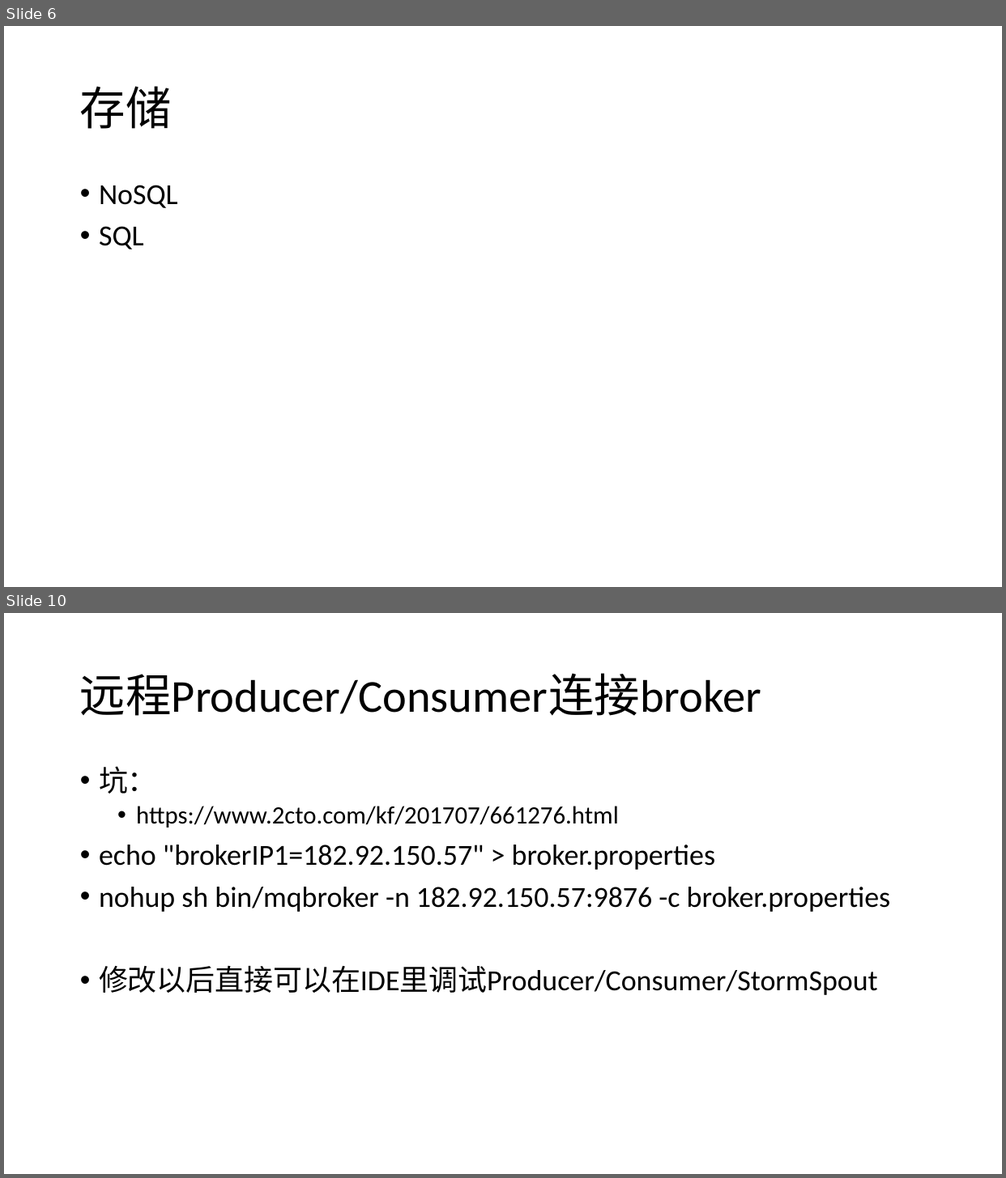
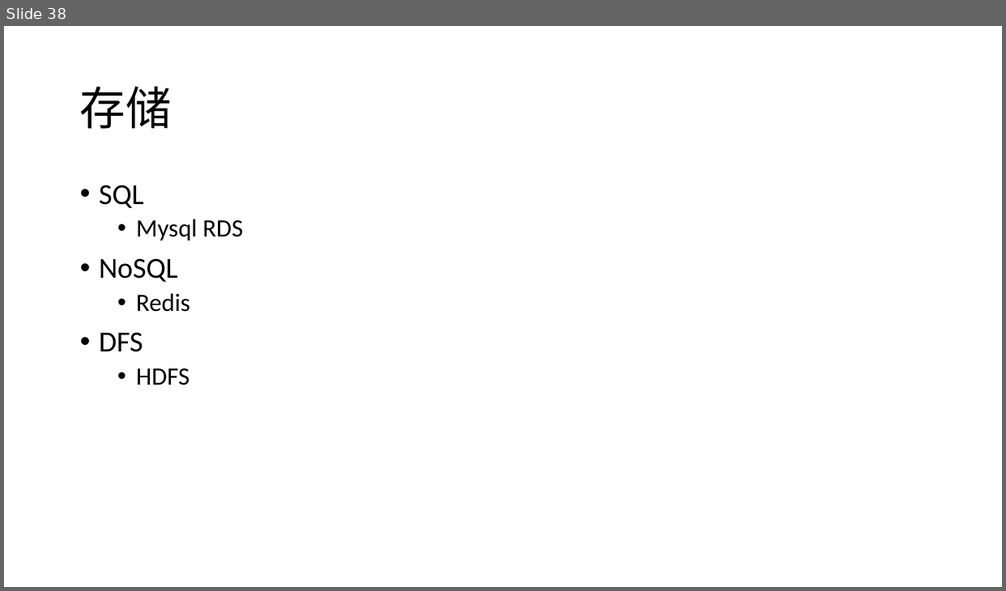
Before and after one commit to 1303575952/ExchangeAgg, a slide deck: doc/Coin.pptx. Shown one above the other, each under a label of ours: slides 6 and 10 before the commit, slide 38 after it; the slides between them are not shown. The pictures are 1006x1178 and 1006x591 pixels, drawn with LibreOffice and Linux fonts; fonts in the diff are those of the drawing. Boxes give left, top, right and bottom in pixels: in the first picture for what was removed or moved away, otherwise in the second. Text is boxed around its words. In the diff, an @@ line names an element or a change of style, - is before the commit and + after.

```diff
--- a/doc/Coin.pptx
+++ b/doc/Coin.pptx
@@ slide 10 removed at (4,613,1002,1174), background #FFFFFF @@
@@ title removed at (80,673,761,716) @@
-远程Producer/Consumer连接broker
@@ text removed at (99,766,890,995) @@
-• 坑：
-  • https://www.2cto.com/kf/201707/661276.html
-• echo "brokerIP1=182.92.150.57" > broker.properties
-• nohup sh bin/mqbroker -n 182.92.150.57:9876 -c broker.properties
-• 修改以后直接可以在IDE里调试Producer/Consumer/StormSpout
@@ what was slide 6 is now slide 38 @@
@@ slide 38 changed as well @@
@@ text at (99,185,243,241): paragraphs added @@
+• SQL
+  • Mysql RDS
@@ text at (99,293,190,386): text changed; size 28 to 24 pt @@
-• SQL
+  • Redis
+• DFS
+  • HDFS
```
Also in this commit, not shown: 6 other slides changed, 57 slides added, 21 other slides removed, 1 other file.
